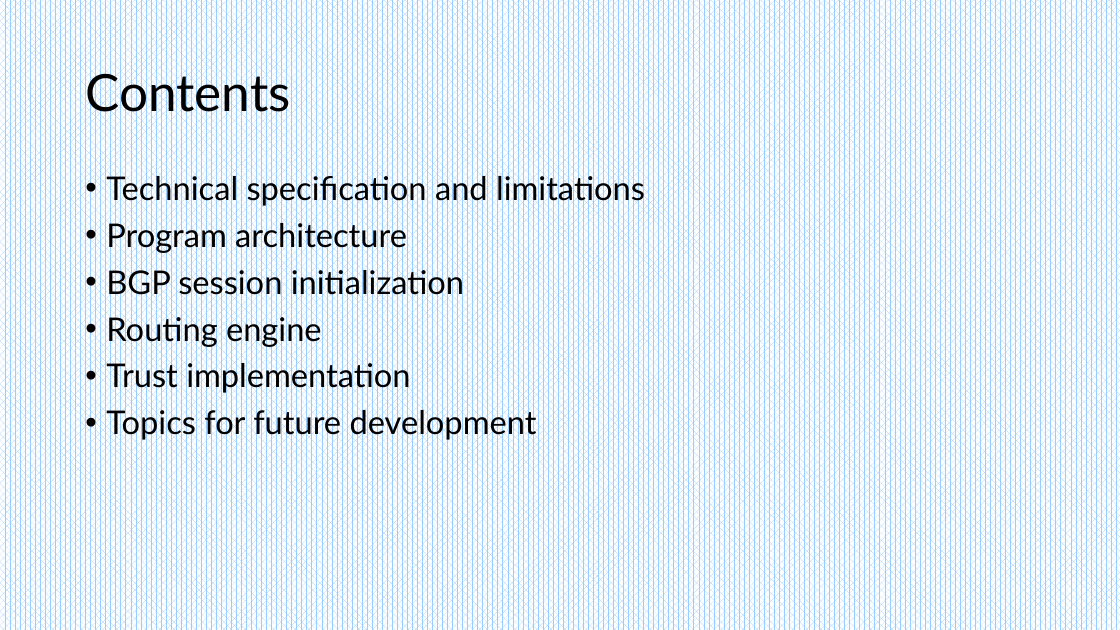
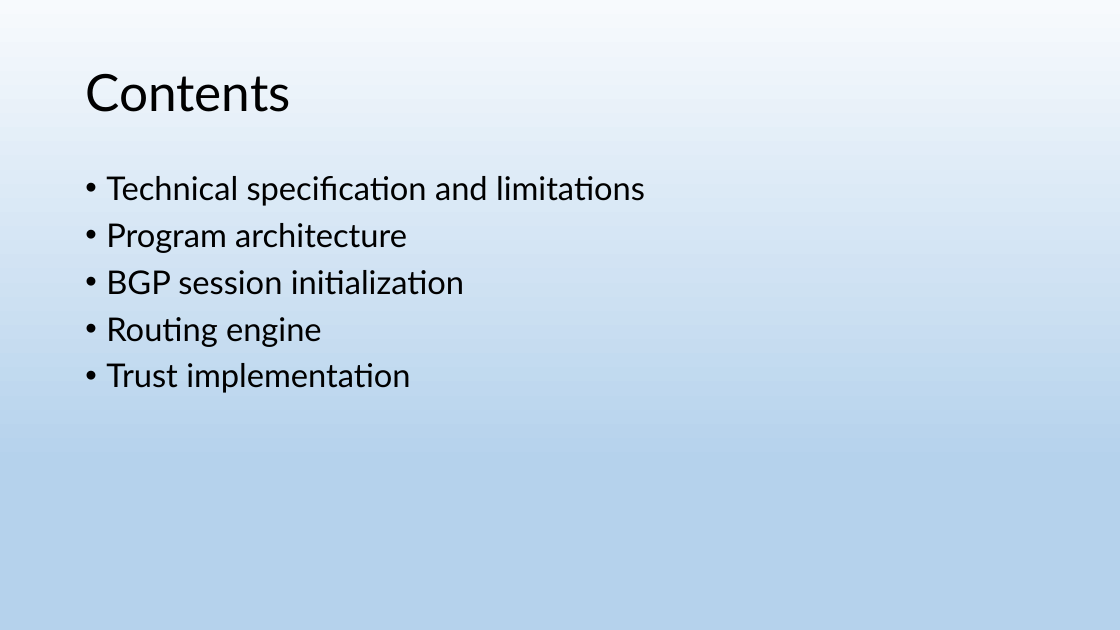
Before and after one commit to Nikheln/BGP-simulator, a slide deck: slide 2 of doc/BGP Simulator.pptx. Drawn at 1120x630 pixels with LibreOffice and Linux fonts; fonts in the diff are those of the drawing. Boxes give left, top, right and bottom in pixels: in the first picture for what was removed or moved away, otherwise in the second. Text is boxed around its words. In the diff, an @@ line names an element or a change of style, - is before the commit and + after.

```diff
--- a/doc/BGP Simulator.pptx
+++ b/doc/BGP Simulator.pptx
@@ background pattern #99CCFF on #FFFFFF to gradient #F7FAFD to #B5D2EC @@
@@ text at box(106, 406, 537, 441): paragraph removed @@
-• Topics for future development
```
Also in this commit, not shown: 14 other slides changed, 2 slides added, 1 slide removed, 4 other files.
